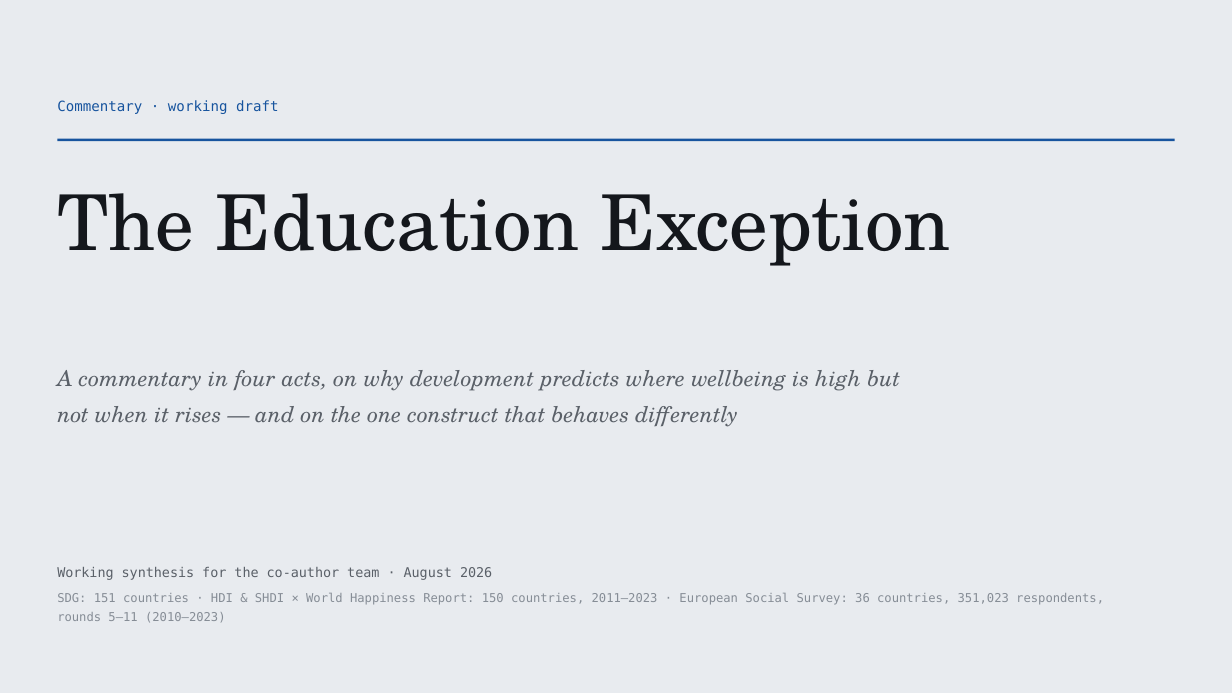
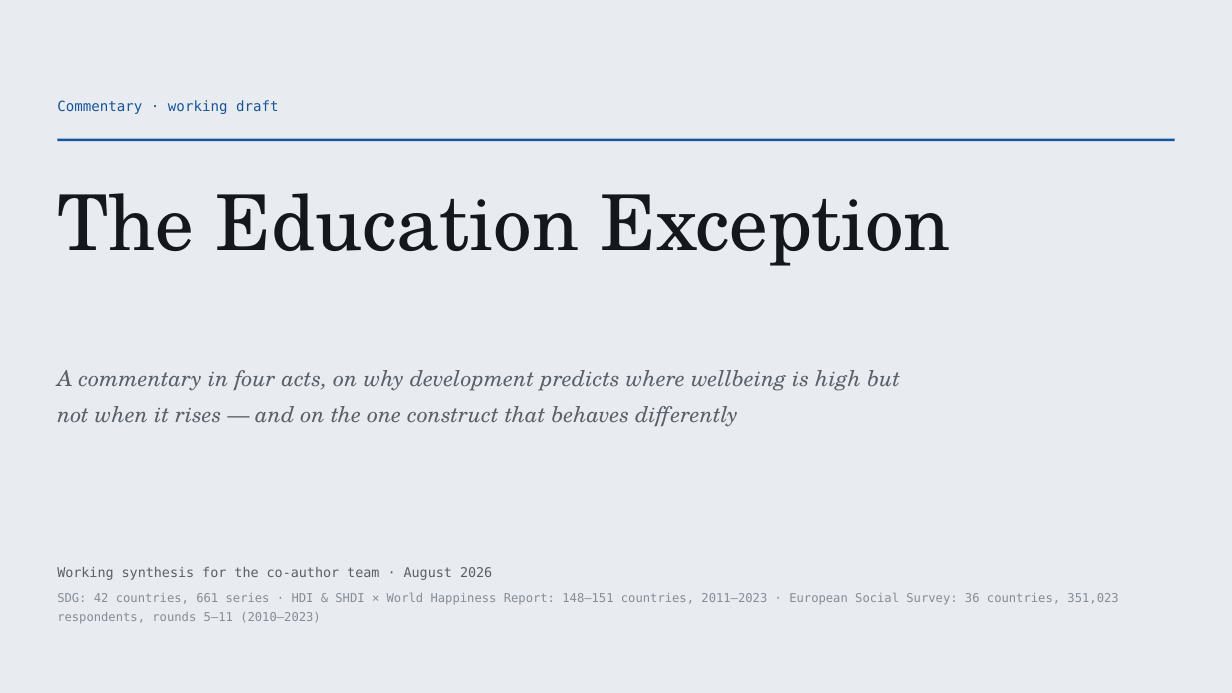
Before and after one commit to cwejnert/HDI-Happiness, a slide deck: slide 1 of deck/The_Education_Exception.pptx. Drawn at 1232x693 pixels with LibreOffice and Linux fonts; fonts in the diff are those of the drawing. Boxes give left, top, right and bottom in pixels: in the first picture for what was removed or moved away, otherwise in the second. Text is boxed around its words. In the diff, an @@ line names an element or a change of style, - is before the commit and + after.

```diff
--- a/deck/The_Education_Exception.pptx
+++ b/deck/The_Education_Exception.pptx
@@ text at bbox=[57, 593, 1118, 624]: text changed @@
-SDG: 151 countries · HDI & SHDI × World Happiness Report: 150 countries, 2011–2023 · European Social Survey: 36 countries, 351,023 respondents, rounds 5–11 (2010–2023)
+SDG: 42 countries, 661 series · HDI & SHDI × World Happiness Report: 148–151 countries, 2011–2023 · European Social Survey: 36 countries, 351,023 respondents, rounds 5–11 (2010–2023)
```
Also in this commit, not shown: 8 other slides changed, 5 other files.
